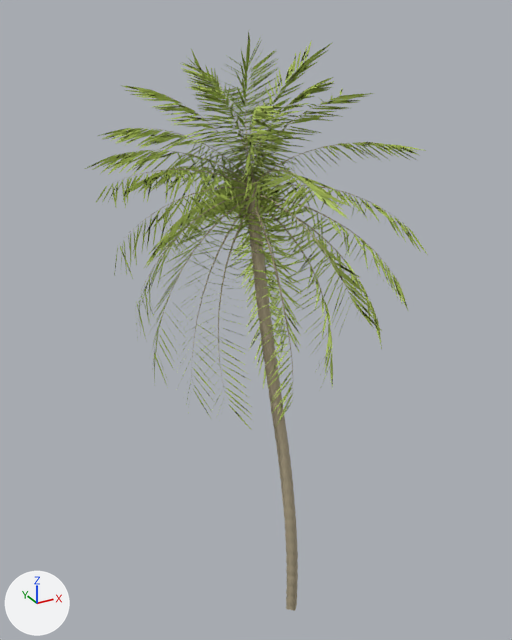
Two versions of the OBJ model 3DModels/trees/trees/palm/palm.obj, one commit apart.
Both versions are drawn from a 50 mm camera at (-7.4, -11.58, 14.0) aimed at (0.09, 2.05, 7.19). Every picture has the same lights, and +X, +Y and +Z are marked at lower left. Where no turn or scale is listed for an object, it has been applied to the vertices.

In view in the first picture: 'palm'.
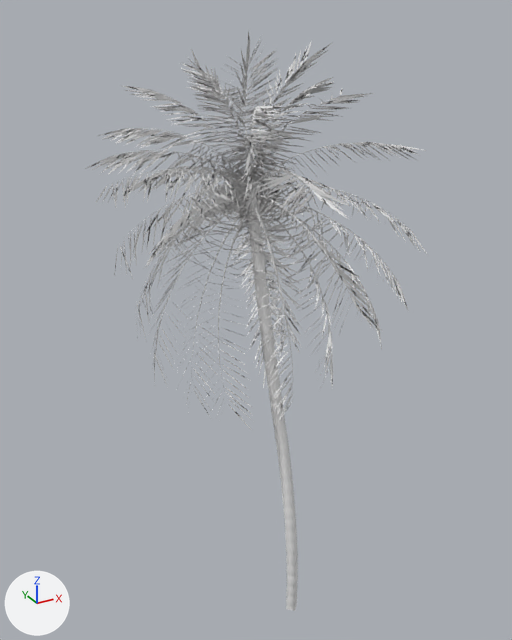
Where the change shows, as pixel boxes (x1, y1, x2, y2) in the pictures (512 x 640 px):
```json
{"object": "palm", "change": "recoloured", "before": [87, 32, 427, 611], "after": [87, 32, 427, 611]}
```

The change, as JSON lines over the scene's bpy script:
```json
{"op": "set", "path": "mat_trunk.base_color", "old": "(0.42, 0.357, 0.235)", "new": "(0.8, 0.8, 0.8)", "note": "beige #ada185 -> white #e7e7e7"}
{"op": "set", "path": "mat_leaves.base_color", "old": "(0.443, 0.569, 0.106)", "new": "(0.8, 0.8, 0.8)", "note": "green #b2c75c -> white #e7e7e7"}
```
